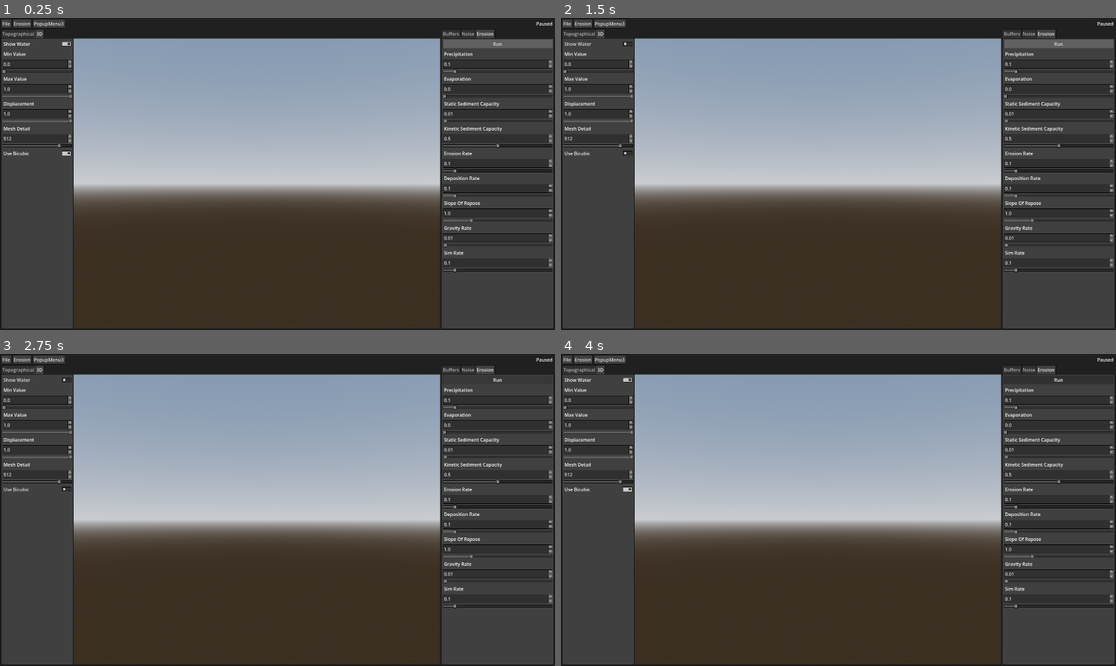
Above: before the commit, frames 1-4 (two rows, left to right).
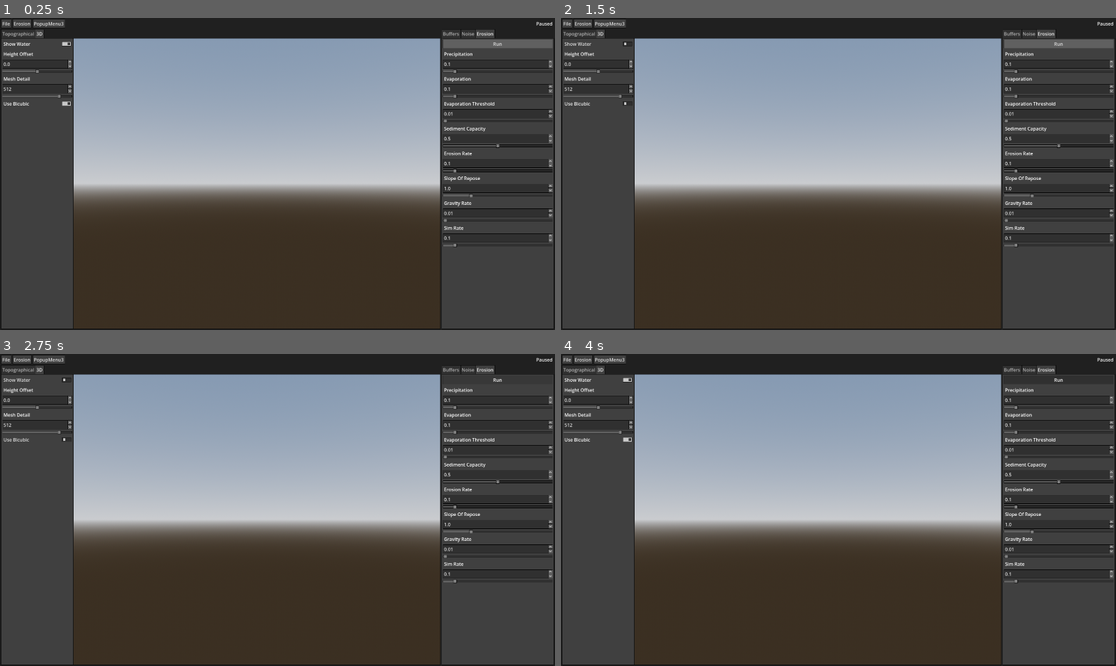
Above: after the commit, the same moments.

Repository: Trantarius/tgen
Game: Godot game, scene res://interface.tscn
Two runs of this game, one before a commit and one after it. Both use one fixed random seed, a clock stepped at 60 frames per second and the inputs below.
Inputs:
- Up to frame 1 (0.25 s): no input
- Up to frame 2 (1.5 s): click "Show Water" at 0.5 s; click "Use Bicubic" at 1.25 s
- Up to frame 3 (2.75 s): click "Run" at 2 s
- Up to frame 4 (4 s): click "Show Water" at 2.75 s; click "Use Bicubic" at 3.5 s

The runs differ from the first frame. In frame 1, 1.1% of the frame differs, in the area x 0-100%, y 10-82%; in frame 2, 1.1%; in frame 3, 1.1%; in frame 4, 1.1%.
Error before the commit: Cannot call method 'texture_create' on a null value. (res://buffers.gd:48)
Error after the commit: Cannot call method 'texture_create' on a null value. (res://buffers.gd:51)

Commit message:
optimizaiton and stuff

Diff:
--- a/3d_view.gd
+++ b/3d_view.gd
@@ -7,30 +7,14 @@
 		if(!has_node("Water")):
 			await ready
 		$Water.visible = to
-@export_range(0,1,0.001,"or_less","or_greater") var min_value:float = 0.0:
+@export_range(-1,1,0.001,"or_less","or_greater") var height_offset:float = 0.0:
 	get:
-		return $Land.material_override.get_shader_parameter("min_depth")
+		return $Land.material_override.get_shader_parameter("height_offset")
 	set(to):
 		if(!has_node("Land")||!has_node("Water")):
 			await ready
-		$Land.material_override.set_shader_parameter("min_depth",to)
-		$Water.material_override.set_shader_parameter("min_depth",to)
-@export_range(0,1,0.001,"or_less","or_greater") var max_value:float = 1.0:
-	get:
-		return $Land.material_override.get_shader_parameter("max_depth")
-	set(to):
-		if(!has_node("Land")||!has_node("Water")):
-			await ready
-		$Land.material_override.set_shader_parameter("max_depth",to)
-		$Water.material_override.set_shader_parameter("max_depth",to)
-@export_range(0,1,0.001,"or_less","or_greater") var displacement:float = 1.0:
-	get:
-		return $Land.material_override.get_shader_parameter("displacement")
-	set(to):
-		if(!has_node("Land")||!has_node("Water")):
-			await ready
-		$Land.material_override.set_shader_parameter("displacement",to)
-		$Water.material_override.set_shader_parameter("displacement",to)
+		$Land.material_override.set_shader_parameter("height_offset",to)
+		$Water.material_override.set_shader_parameter("height_offset",to)
 @export_range(16,1024,1,"or_greater","exp") var mesh_detail:int = 128:
 	get:
 		return $Land.mesh.subdivide_width
@@ -52,9 +36,12 @@
 
 # Called when the node enters the scene tree for the first time.
 func _ready() -> void:
-	pass # Replace with function body.
+	var disp:float = 2.0/(get_tree().current_scene as Main).buffers.map_scale
+	$Land.material_override.set_shader_parameter("displacement", disp)
+	$Water.material_override.set_shader_parameter("displacement", disp)
 
 
-# Called every frame. 'delta' is the elapsed time since the previous frame.
-func _process(delta: float) -> void:
-	pass
+func _on_buffers_changed() -> void:
+	var disp:float = 2.0/(get_tree().current_scene as Main).buffers.map_scale
+	$Land.material_override.set_shader_parameter("displacement", disp)
+	$Water.material_override.set_shader_parameter("displacement", disp)
--- a/buffers.gd
+++ b/buffers.gd
@@ -22,16 +22,19 @@
 
 				device.free_rid(old_terrain_rid)
 				device.free_rid(old_offhand_rid)
+			changed.emit()
 
-				if (get_tree().current_scene as Main).noise_node.auto_generate:
-					(get_tree().current_scene as Main).noise_node.generate_noise()
-
-
+@export var map_scale:float = 10.0:
+	set(to):
+		map_scale = to
+		changed.emit()
 
 var device:RenderingDevice
 
 var terrain:Texture2DRD
 var offhand:Texture2DRD
+
+signal changed
 
 func _enter_tree() -> void:
 	device = RenderingServer.get_rendering_device()
--- a/erosion.gd
+++ b/erosion.gd
@@ -5,25 +5,21 @@
 	set(to):
 		precipitation = to
 		config_buf_update=true
-@export_range(0.0,1,0.001,"or_greater") var evaporation:float = 0.0:
+@export_range(0.0,1,0.001,"or_greater") var evaporation:float = 0.1:
 	set(to):
 		evaporation = to
 		config_buf_update=true
-@export_range(0.0,1,0.001,"or_greater") var static_sediment_capacity:float = 0.01:
+@export_range(0.0,1,0.001,"or_greater") var evaporation_threshold:float = 0.01:
 	set(to):
-		static_sediment_capacity = to
+		evaporation_threshold = to
 		config_buf_update=true
-@export_range(0.0,1,0.001,"or_greater") var kinetic_sediment_capacity:float = 0.5:
+@export_range(0.0,1,0.001,"or_greater") var sediment_capacity:float = 0.5:
 	set(to):
-		kinetic_sediment_capacity = to
+		sediment_capacity = to
 		config_buf_update=true
 @export_range(0.0,1,0.001,"or_greater") var erosion_rate:float = 0.1:
 	set(to):
 		erosion_rate = to
-		config_buf_update=true
-@export_range(0.0,1,0.001,"or_greater") var deposition_rate:float = 0.1:
-	set(to):
-		deposition_rate = to
 		config_buf_update=true
 @export_range(0,4,0.001,"or_greater") var slope_of_repose:float = 1.0:
 	set(to):
@@ -97,13 +93,13 @@
 		config_bytes.resize(36)
 		config_bytes.encode_float(0, precipitation/100000)
 		config_bytes.encode_float(4, evaporation/100000)
-		config_bytes.encode_float(8, static_sediment_capacity)
-		config_bytes.encode_float(12, kinetic_sediment_capacity)
+		config_bytes.encode_float(8, evaporation_threshold)
+		config_bytes.encode_float(12, sediment_capacity)
 		config_bytes.encode_float(16, erosion_rate)
-		config_bytes.encode_float(20, deposition_rate)
-		config_bytes.encode_float(24, slope_of_repose)
-		config_bytes.encode_float(28, gravity_rate)
-		config_bytes.encode_float(32, sim_rate)
+		config_bytes.encode_float(20, slope_of_repose)
+		config_bytes.encode_float(24, gravity_rate)
+		config_bytes.encode_float(28, sim_rate)
+		config_bytes.encode_float(32, main.buffers.map_scale)
 		device.buffer_update(config_buf, 0, 36, config_bytes)
 		config_buf_update = false
 
@@ -139,7 +135,7 @@
 	device.free_rid(uniform_set2)
 
 var is_paused:bool = true
-var current_step_count = 10
+var current_step_count:int = 10
 
 func _process(delta: float) -> void:
 	if(!is_paused):
@@ -162,3 +158,7 @@
 
 func _on_run_button_toggled(toggled_on: bool) -> void:
 	is_paused = !toggled_on
+
+
+func _on_buffers_changed() -> void:
+	config_buf_update=true
--- a/interface.tscn
+++ b/interface.tscn
@@ -133,8 +133,7 @@
 render_priority = 0
 shader = ExtResource("7_ihefr")
 shader_parameter/height_texture = ExtResource("8_wjb41")
-shader_parameter/min_depth = 0.0
-shader_parameter/max_depth = 1.0
+shader_parameter/height_offset = 0.0
 shader_parameter/displacement = 1.0
 shader_parameter/use_bicubic = true
 
@@ -153,8 +152,7 @@
 render_priority = 0
 shader = ExtResource("9_2m66s")
 shader_parameter/height_texture = ExtResource("8_wjb41")
-shader_parameter/min_depth = 0.0
-shader_parameter/max_depth = 1.0
+shader_parameter/height_offset = 0.0
 shader_parameter/displacement = 1.0
 shader_parameter/use_bicubic = true
 shader_parameter/gradient = SubResource("GradientTexture1D_bmdto")
@@ -526,6 +524,9 @@
 mouse_filter = 2
 theme_override_styles/panel = ExtResource("5_chom7")
 
+[connection signal="changed" from="Interface/VBoxContainer/HSplitContainer/RightArea/Buffers" to="Interface/VBoxContainer/HSplitContainer/CenterArea/3D/PanelContainer2/SubViewportContainer/3DView" method="_on_buffers_changed"]
+[connection signal="changed" from="Interface/VBoxContainer/HSplitContainer/RightArea/Buffers" to="Interface/VBoxContainer/HSplitContainer/RightArea/Noise" method="_on_buffers_changed"]
+[connection signal="changed" from="Interface/VBoxContainer/HSplitContainer/RightArea/Buffers" to="Interface/VBoxContainer/HSplitContainer/RightArea/Erosion" method="_on_buffers_changed"]
 [connection signal="pressed" from="Interface/VBoxContainer/HSplitContainer/RightArea/Noise/ScrollContainer/MarginContainer/VBoxContainer/HBoxContainer/GenerateButton" to="Interface/VBoxContainer/HSplitContainer/RightArea/Noise" method="_on_generate_button_pressed"]
 [connection signal="toggled" from="Interface/VBoxContainer/HSplitContainer/RightArea/Noise/ScrollContainer/MarginContainer/VBoxContainer/HBoxContainer/AutoButton" to="Interface/VBoxContainer/HSplitContainer/RightArea/Noise" method="_on_auto_button_toggled"]
 [connection signal="toggled" from="Interface/VBoxContainer/HSplitContainer/RightArea/Erosion/ScrollContainer/MarginContainer/VBoxContainer/RunButton" to="Interface/VBoxContainer/HSplitContainer/RightArea/Erosion" method="_on_run_button_toggled"]
--- a/noise.gd
+++ b/noise.gd
@@ -7,13 +7,13 @@
 		config_buf_update=true
 		if(auto_generate && is_inside_tree()):
 			generate_noise()
-@export_range(1,8,1) var detail:int = 5:
+@export_range(1,8,1,"or_greater") var detail:int = 5:
 	set(to):
 		detail = to
 		config_buf_update=true
 		if(auto_generate && is_inside_tree()):
 			generate_noise()
-@export_range(0.01,100.0,0.00001,"exp") var noise_scale:float = 4.0:
+@export_range(0.01,100.0,0.00001,"exp") var noise_scale:float = 1.0:
 	set(to):
 		noise_scale = to
 		config_buf_update=true
@@ -36,7 +36,7 @@
 func _enter_tree() -> void:
 	device = RenderingServer.get_rendering_device()
 	main = get_tree().current_scene as Main
-	config_buf = device.storage_buffer_create(12)
+	config_buf = device.storage_buffer_create(16)
 
 	var shader_spirv:RDShaderSPIRV = shader_file.get_spirv()
 	shader_rid = device.shader_create_from_spirv(shader_spirv)
@@ -57,11 +57,12 @@
 
 	if(config_buf_update):
 		var config_bytes:PackedByteArray = PackedByteArray()
-		config_bytes.resize(12)
+		config_bytes.resize(16)
 		config_bytes.encode_u32(0,random_seed)
 		config_bytes.encode_s32(4,detail)
-		config_bytes.encode_float(8,noise_scale)
-		device.buffer_update(config_buf, 0, 12, config_bytes)
+		config_bytes.encode_float(8,main.buffers.map_scale)
+		config_bytes.encode_float(12, noise_scale)
+		device.buffer_update(config_buf, 0, 16, config_bytes)
 
 	var texform:RDTextureFormat = device.texture_get_format(main.buffers.terrain.texture_rd_rid)
 
@@ -100,3 +101,9 @@
 
 func _on_auto_button_toggled(toggled_on: bool) -> void:
 	auto_generate = toggled_on
+
+
+func _on_buffers_changed() -> void:
+	config_buf_update=true
+	if(auto_generate):
+		generate_noise()
--- a/waterheight.gdshader
+++ b/waterheight.gdshader
@@ -22,73 +22,6 @@
 	hmap_vertex(VERTEX, UV);
 }
 
-float shore_dist_dir(vec2 uv, vec2 dir, float q_dist){
-	const float lq_off = 0.001;
-	float ldir = length(dir);
-	float step_size = 100.0;
-	vec4 t = texture(height_texture,uv);
-	float lq = t.y+t.z-lq_off;
-	if(lq<0.0)
-		return 0.0;
-	float lq_n = lq;
-	vec2 uv_n = uv;
-	float dist = 0.0;
-	float dist_n = dist;
-
-	for(int j=0;j<100;j++){
-		float jmp = step_size * lq;
-		if(uv.x<0.0 || uv.y<0.0 || uv.x>1.0 || uv.y>1.0)
-			break;
-		uv_n = uv+dir*jmp;
-		t = texture(height_texture, uv_n);
-		lq_n = t.y+t.z-lq_off;
-		dist_n = dist + jmp;
-		if(lq_n<0.0){
-			break;
-		}else{
-			lq = lq_n;
-			uv = uv_n;
-			dist = dist_n;
-			if(dist>q_dist)
-				return q_dist;
-		}
-	}
-
-	for(int i=0;i<20;i++){
-		step_size/=2.0;
-		float jmp = step_size * lq;
-		if(uv.x<0.0 || uv.y<0.0 || uv.x>1.0 || uv.y>1.0)
-			continue;
-		uv_n = uv+dir*jmp;
-		t = texture(height_texture, uv_n);
-		lq_n = t.y+t.z-lq_off;
-		dist_n = dist + jmp;
-		if(lq_n<0.0){
-			continue;
-		}else{
-			lq = lq_n;
-			uv = uv_n;
-			dist = dist_n;
-			if(dist>q_dist)
-				return q_dist;
-		}
-	}
-	return dist;
-}
-
-float get_shore_dist(vec2 uv, int dirc){
-	vec2 texture_pixel_size = 1.0/vec2(textureSize(height_texture,0));
-	float dist = 100.0;
-	for(int d=0;d<dirc;d++){
-		float theta = float(d)*TAU/float(dirc);
-		vec2 dir = vec2(sin(theta),cos(theta))*texture_pixel_size;
-		float dd = shore_dist_dir(uv,dir,dist);
-		dist = min(dist,dd);
-	}
-	return dist;
-}
-
-
 void fragment() {
 	float zdepth;
 	hmap_fragment(UV, vert, TANGENT, BINORMAL, NORMAL, VIEW_MATRIX, MODEL_NORMAL_MATRIX, MODEL_MATRIX, PROJECTION_MATRIX, DEPTH, zdepth);
Not shown, changed: flow.glsl
Not shown, changed: height_displace.gdshaderinc
Not shown, changed: noise.glsl
